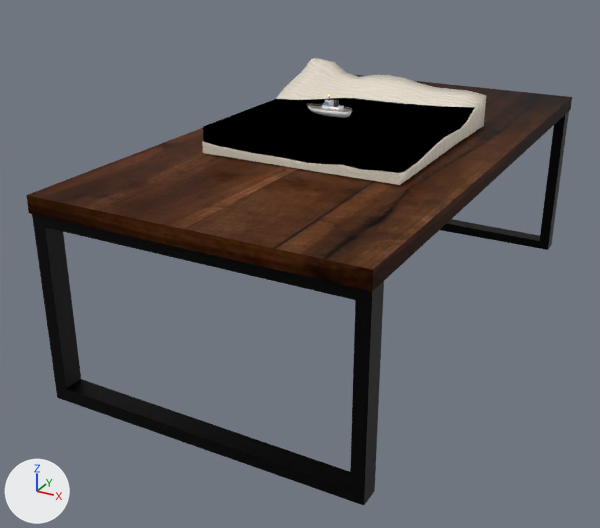
What one commit did to the Blender file assets/blender_water_simulation.blend.
Both versions are drawn from a camera (50 mm lens) standing at (40.9, -80.9, 22.2) and looking at (-0.1, -6.4, -15.0). The lights are fixed; the arrows at lower left show +X, +Y and +Z.

Objects in the first picture: 'Legs', 'Sand', 'Table', 'Water'.
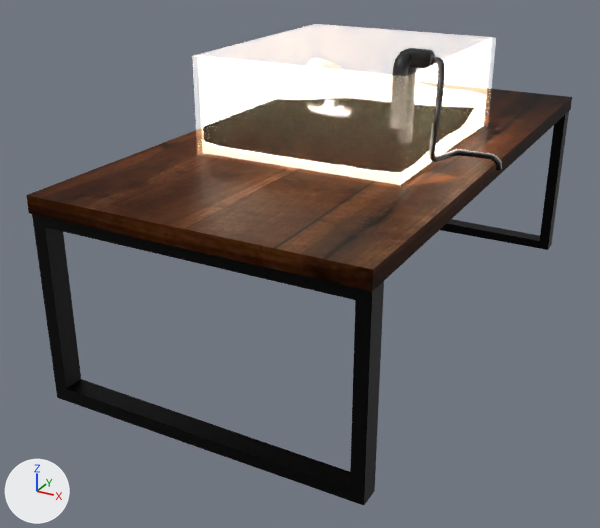
Commit message: Append aquarium pump

What differs and where, as boxes (x1, y1, x2, y2) in the pictures (600 x 528 px):
'Glass walls', shown
    after: (192, 24, 496, 189)
'Pipe.001', added
    after: (429, 57, 502, 170)
'Aquarium Pump', added (black)
    after: (392, 48, 435, 76)
'Nut.001', added
    after: (430, 54, 435, 66)
'Water', unchanged, covered by the edit
    before: (203, 98, 475, 173)
'Sand', unchanged, covered by the edit
    before: (202, 58, 486, 185)
    after: (306, 58, 343, 70)

Edits to the bpy script that builds the scene:
```text
Add img_metal_pipe_jpg:
    img_metal_pipe_jpg = load_image('metal_pipe.jpg', '../textures/metal_pipe.jpg', 512, 512, 'sRGB')
Add img_pump_with_logo_png_001:
    img_pump_with_logo_png_001 = load_image('pump_with_logo.PNG.001', '../textures/pump_with_logo.PNG', 1404, 852, 'sRGB')
Change mat_material:
    where n3 = _N.new('ShaderNodeBsdfPrincipled'); n3.name = 'Principled BSDF'
    n3.inputs[0].default_value: (0.106, 0.0, 0.8, 1.0) -> (0.8, 0.614, 0.341, 1.0)  # 'Base Color', purple #5c00e7 -> 'Base Color', beige #e7ce9e
Add mat_material_007:
    mat_material_007 = principled_material('Material.007')
    mat_material_007.texture = img_metal_pipe_jpg
    mat_material_007.metallic = 0.598
    mat_material_007.roughness = 0.229
    mat_material_007.specular_ior_level = 0.621
Add mat_material_009:
    mat_material_009 = principled_material('Material.009')
    mat_material_009.texture = img_pump_with_logo_png_001
Add mat_material_008:
    mat_material_008 = principled_material('Material.008')
    mat_material_008.base_color = (0.147, 0.147, 0.147)  # dark grey #6b6b6b
    mat_material_008.metallic = 0.879
    mat_material_008.roughness = 0.201
Add me_cylinder_003:
    me_cylinder_003.from_pydata(...)  # 210 vertices, 202 faces; spans x -30.0..-8.0, y -30.0..-10.0, z -39.1..1.3
    me_cylinder_003.polygons.foreach_set('use_smooth', [True] * 202)
    me_cylinder_003.materials.append(mat_material_007)  # picture img_metal_pipe_jpg
Add me_cylinder_005:
    me_cylinder_005.from_pydata(...)  # 490 vertices, 460 faces; spans x -2.99..1.11, y -4.6..0.52, z -2.55..11.72
    me_cylinder_005.polygons.foreach_set('use_smooth', [True] * 460)
    me_cylinder_005.materials.append(mat_material_009)  # picture img_pump_with_logo_png_001
Add me_cylinder_004:
    me_cylinder_004.from_pydata(...)  # 30 vertices, 26 faces; spans x -3.3..-2.947, y -4.064..-2.593, z 10.007..11.284
    me_cylinder_004.polygons.foreach_set('use_smooth', [True] * 26)
    me_cylinder_004.materials.append(mat_material_008)  # dark grey #6b6b6b
Change ob_glass_walls:
    ob_glass_walls.location: (3.4, 1.7, -2.4) -> (3.5, 1.6, -2.4)
    remove ob_glass_walls.hide_set(True)
Add ob_pipe_001:
    ob_pipe_001 = bpy.data.objects.new('Pipe.001', me_cylinder_003)
    ob_pipe_001.parent = ob_aquarium_pump
    ob_pipe_001.location = (0.0, 0.848, 10.47)
    ob_pipe_001.scale = (0.378, 0.378, 0.378)
Add ob_aquarium_pump:
    ob_aquarium_pump = bpy.data.objects.new('Aquarium Pump', me_cylinder_005)
    ob_aquarium_pump.location = (12.6, -11.3, 1.5)
    ob_aquarium_pump.rotation_euler = (0.0, 0.0, -3.162)  # degrees (0, 0, -181)
    ob_aquarium_pump.scale = (0.715, 0.715, 0.715)
Add ob_nut_001:
    ob_nut_001 = bpy.data.objects.new('Nut.001', me_cylinder_004)
    ob_nut_001.parent = ob_aquarium_pump
    ob_nut_001.location = (0.0355, 0.0, -0.0947)
```
